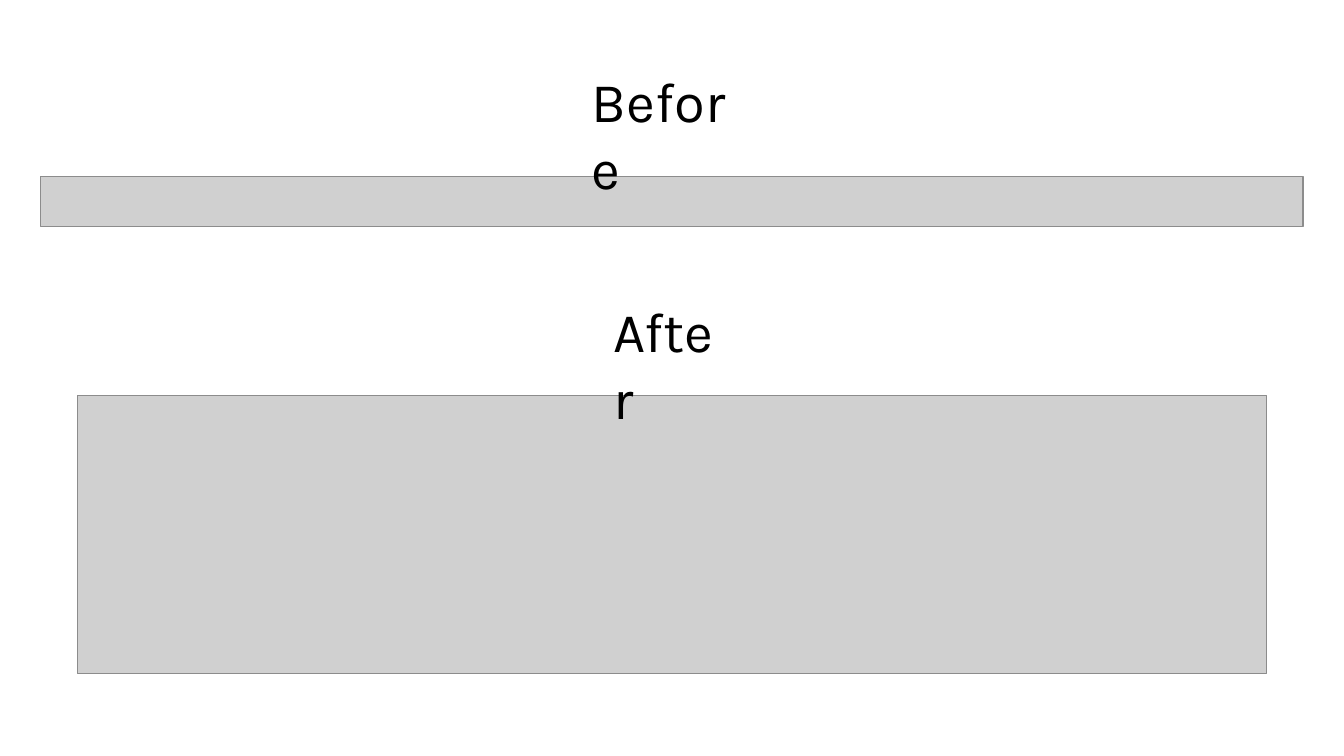
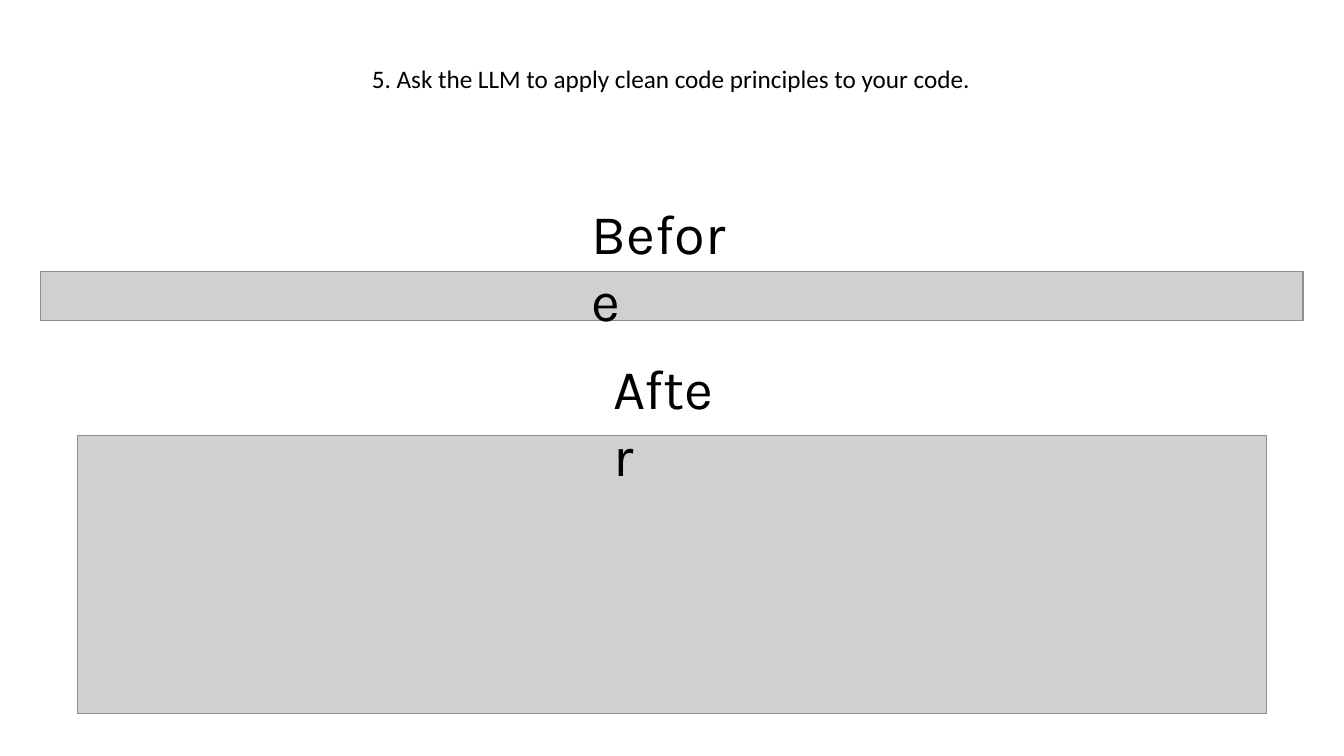
Before and after one commit to jogis0/LLM_Labs, a slide deck: slide 5 of Lab2/LLM_Homework_1_3.pptx. Drawn at 1344x756 pixels with LibreOffice and Linux fonts; fonts in the diff are those of the drawing; grey boxes stand for pictures. Boxes give left, top, right and bottom in pixels: in the first picture for what was removed or moved away, otherwise in the second. Text is boxed around its words. In the diff, an @@ line names an element or a change of style, - is before the commit and + after.

```diff
--- a/Lab2/LLM_Homework_1_3.pptx
+++ b/Lab2/LLM_Homework_1_3.pptx
@@ text added at bbox=[372, 70, 970, 92], 18 pt, text #000000 @@
+5. Ask the LLM to apply clean code principles to your code.
@@ text "Before": place and size @@
-text "Before" at bbox=[582, 62, 761, 139]
+text "Before" at bbox=[582, 194, 761, 271]
@@ picture: place and size @@
-picture at bbox=[41, 177, 1304, 227]
+picture at bbox=[41, 271, 1304, 321]
@@ text "After": place and size @@
-text "After" at bbox=[603, 291, 741, 369]
+text "After" at bbox=[603, 348, 741, 425]
@@ picture: place and size @@
-picture at bbox=[78, 395, 1267, 674]
+picture at bbox=[78, 436, 1267, 714]
```
Also in this commit, not shown: 4 other slides changed, 1 slide added, 1 slide removed, 1 other file.
